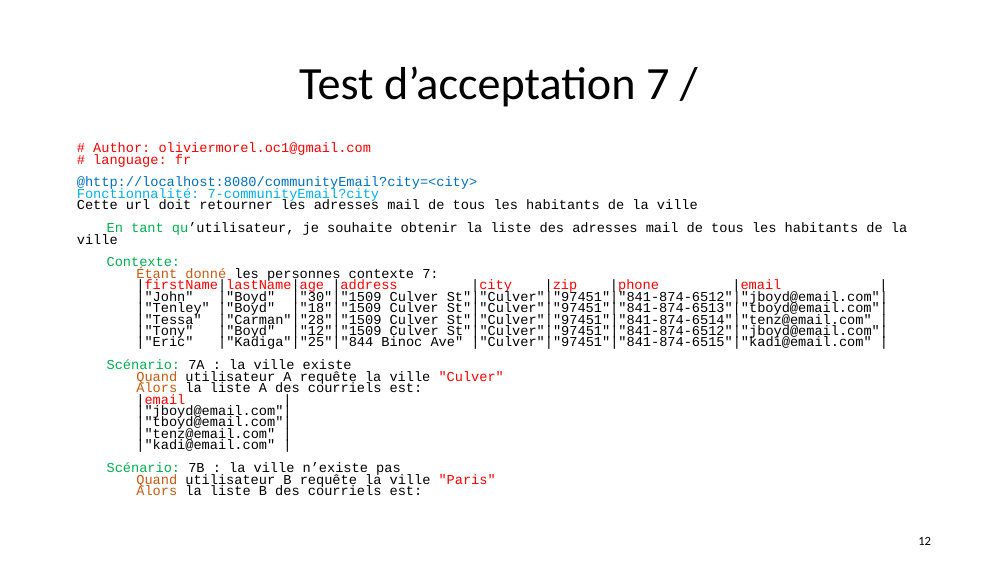
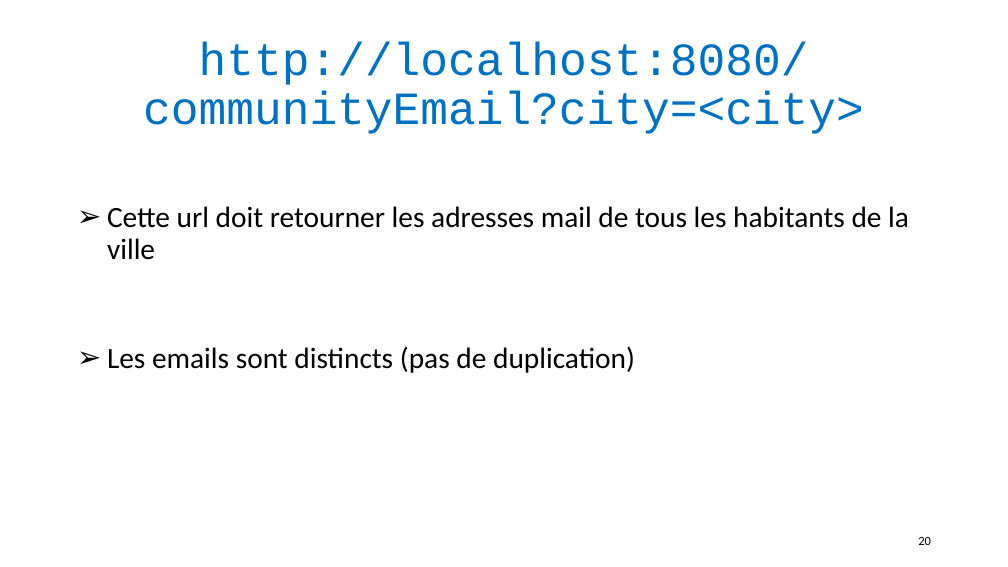
Before and after one commit to andrechico999/https-github.com-emmo78-com.safetynet.alerts, a slide deck: slide 20 of A_Livrables/MOREL_Olivier_4_slides_062022.pptx (slide 12 before the commit). Drawn at 1008x567 pixels with LibreOffice and Linux fonts; fonts in the diff are those of the drawing. Boxes give left, top, right and bottom in pixels: in the first picture for what was removed or moved away, otherwise in the second. Text is boxed around its words. In the diff, an @@ line names an element or a change of style, - is before the commit and + after.

Commit message:
wip : coding Unit Test done for RequestService

```diff
--- a/A_Livrables/MOREL_Olivier_4_slides_062022.pptx
+++ b/A_Livrables/MOREL_Olivier_4_slides_062022.pptx
@@ title at (143, 42, 864, 134): text changed; font Calibri to Courier New; text colour #000000 to #0070C0 @@
-Test d’acceptation 7 /
+http://localhost:8080/communityEmail?city=<city>
@@ text at (77, 142, 477, 202): paragraphs removed @@
-# Author: oliviermorel.oc1@gmail.com
-# language: fr
-@http://localhost:8080/communityEmail?city=<city>
-Fonctionnalité: 7-communityEmail?city
@@ text at (107, 206, 909, 260): size 12.9 to 28 pt, font Courier New to Calibri in "Cette url doit retourner les adresses mail ..."; bullet none to ➢; line spacing 0.7 to 0.9; more space between paragraphs @@
@@ text at (107, 346, 635, 373): text changed; size 12.9 to 28 pt; font Courier New to Calibri @@
-En tant qu’utilisateur, je souhaite obtenir la liste des adresses mail de tous les habitants de la ville
-Contexte:
-Étant donné les personnes contexte 7:
-|firstName|lastName|age |address |city |zip |phone |email |
-|"John" |"Boyd" |"30"|"1509 Culver St"|"Culver"|"97451"|"841-874-6512"|"jboyd@email.com"|
-|"Tenley" |"Boyd" |"18"|"1509 Culver St"|"Culver"|"97451"|"841-874-6513"|"tboyd@email.com"|
-|"Tessa" |"Carman"|"28"|"1509 Culver St"|"Culver"|"97451"|"841-874-6514"|"tenz@email.com" |
-|"Tony" |"Boyd" |"12"|"1509 Culver St"|"Culver"|"97451"|"841-874-6512"|"jboyd@email.com"|
-|"Eric" |"Kadiga"|"25"|"844 Binoc Ave" |"Culver"|"97451"|"841-874-6515"|"kadi@email.com" |
-Scénario: 7A : la ville existe
-Quand utilisateur A requête la ville "Culver"
-Alors la liste A des courriels est:
-|email |
-|"jboyd@email.com"|
-|"tboyd@email.com"|
-|"tenz@email.com" |
-|"kadi@email.com" |
-Scénario: 7B : la ville n’existe pas
-Quand utilisateur B requête la ville "Paris"
-Alors la liste B des courriels est:
+➢ Les emails sont distincts (pas de duplication)
@@ page number at (918, 537, 931, 545): text changed @@
-12
+20
```
Also in this commit, not shown: 14 other slides changed, 10 slides added, 7 slides removed, 5 other files.
